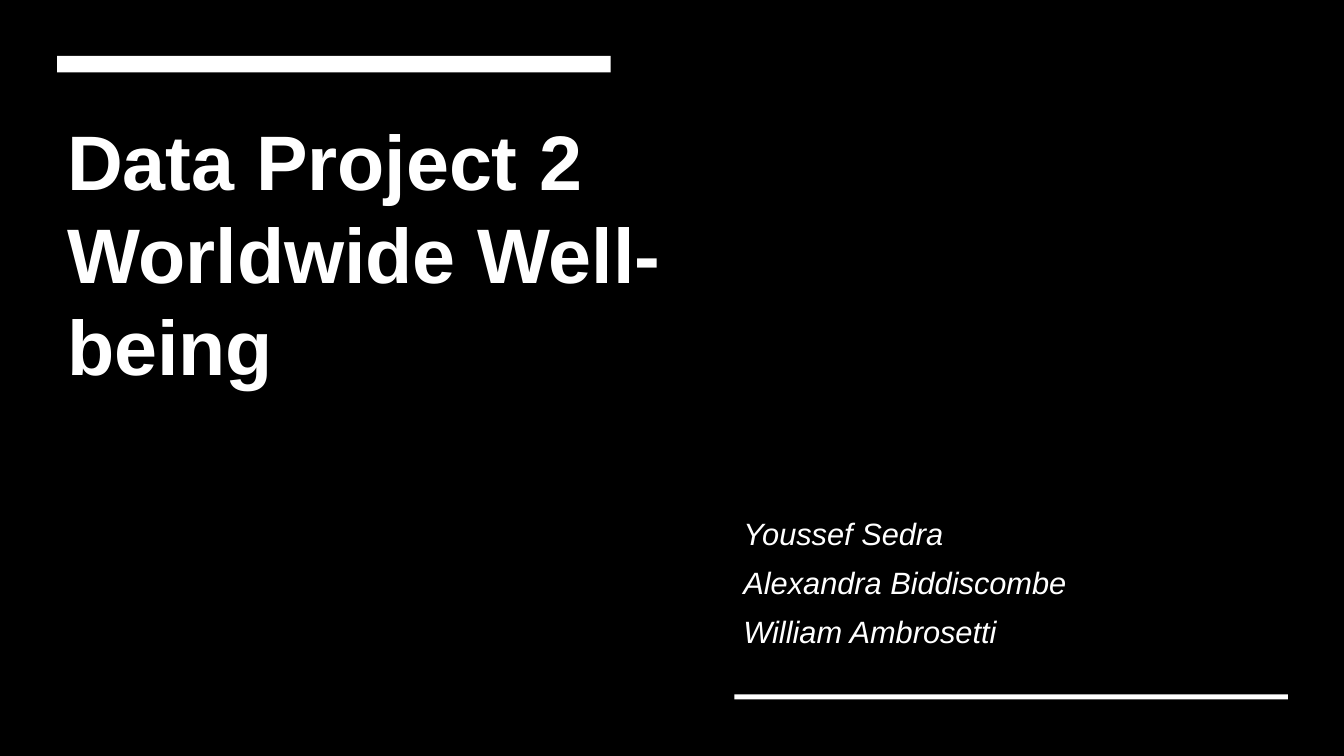
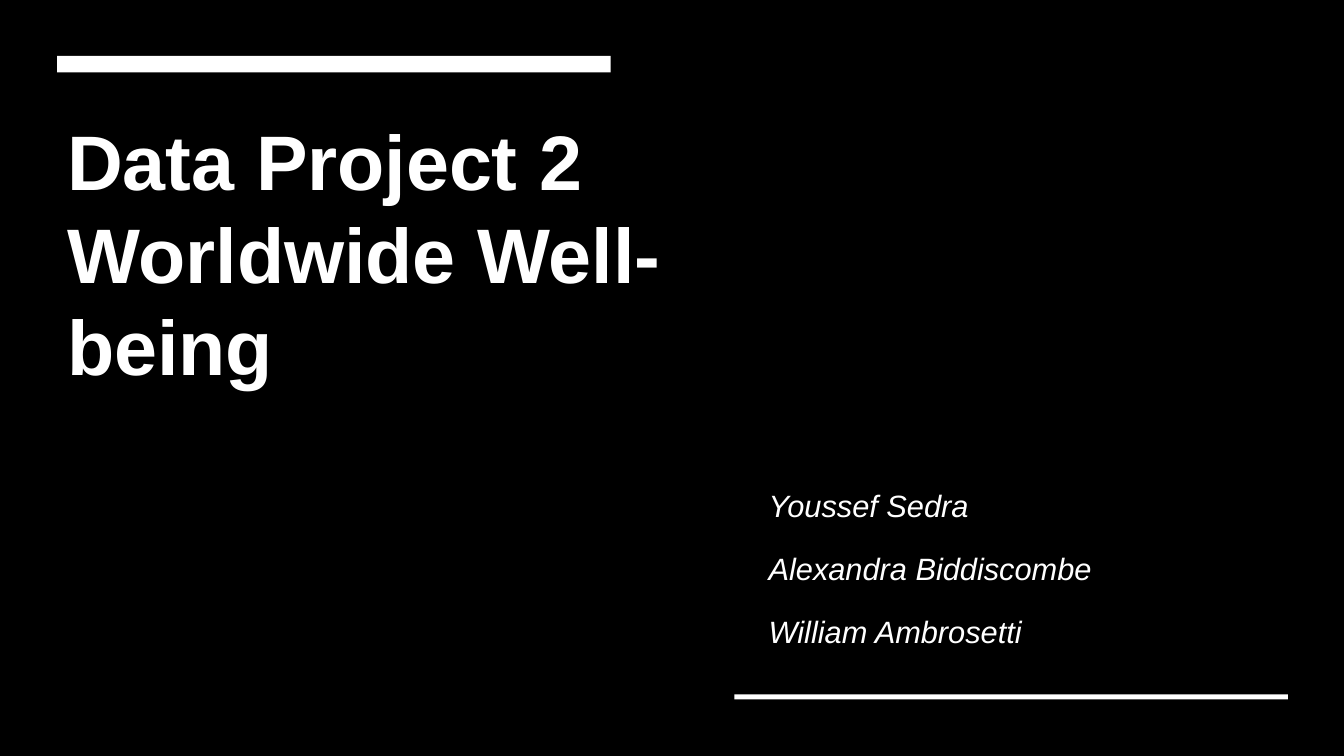
Before and after one commit to WiiLife/Data-project-in-R, a slide deck: slide 1 of ProjectPres.pptx. Drawn at 1344x756 pixels with LibreOffice and Linux fonts; fonts in the diff are those of the drawing; background and template pictures are left out. Boxes give left, top, right and bottom in pixels: in the first picture for what was removed or moved away, otherwise in the second. Text is boxed around its words. In the diff, an @@ line names an element or a change of style, - is before the commit and + after.

```diff
--- a/ProjectPres.pptx
+++ b/ProjectPres.pptx
@@ subtitle "Youssef Sedra" at (x1=769, y1=494, x2=1092, y2=644): indent changed; more space between paragraphs @@
```
Also in this commit, not shown: 4 other slides changed, 1 slide added, 1 slide removed, 3 other files.
